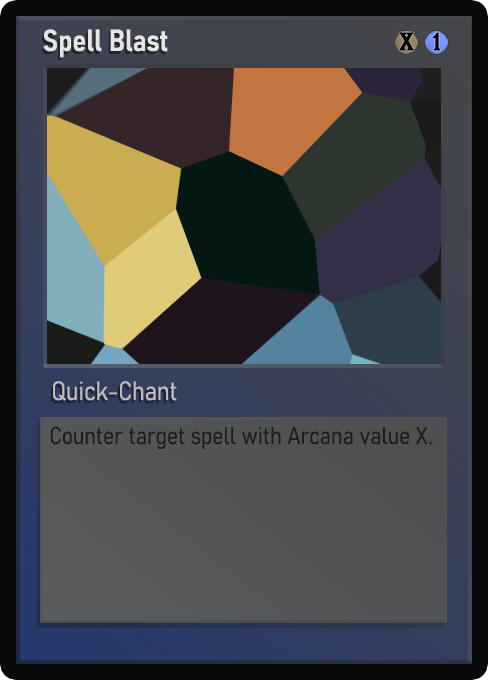
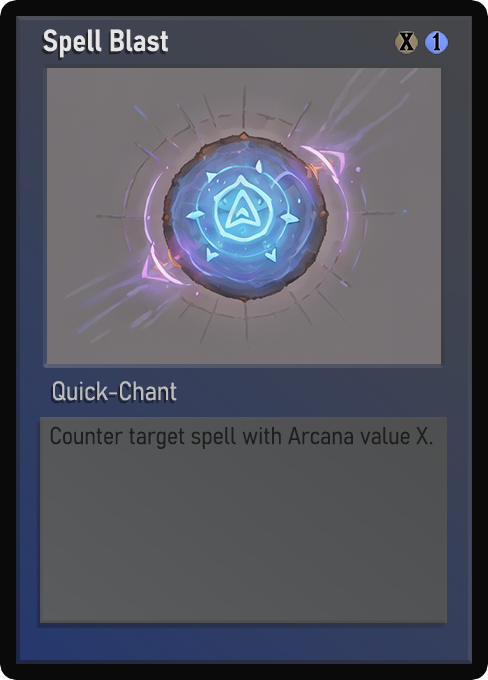
Comparing the layer stacks of the two 488px x 680px images. Changes:
painted on "Name" over (44, 29, 168, 52)
painted on "Class" over (55, 383, 156, 401)
painted on "Desc_norm" over (52, 427, 433, 449)
painted on "Artwork" over (47, 68, 441, 364)
